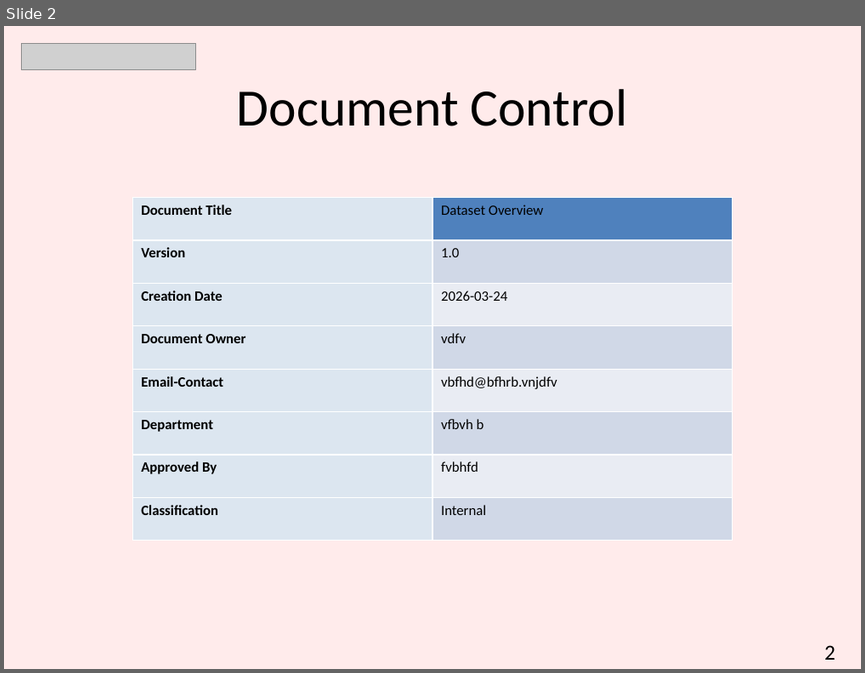
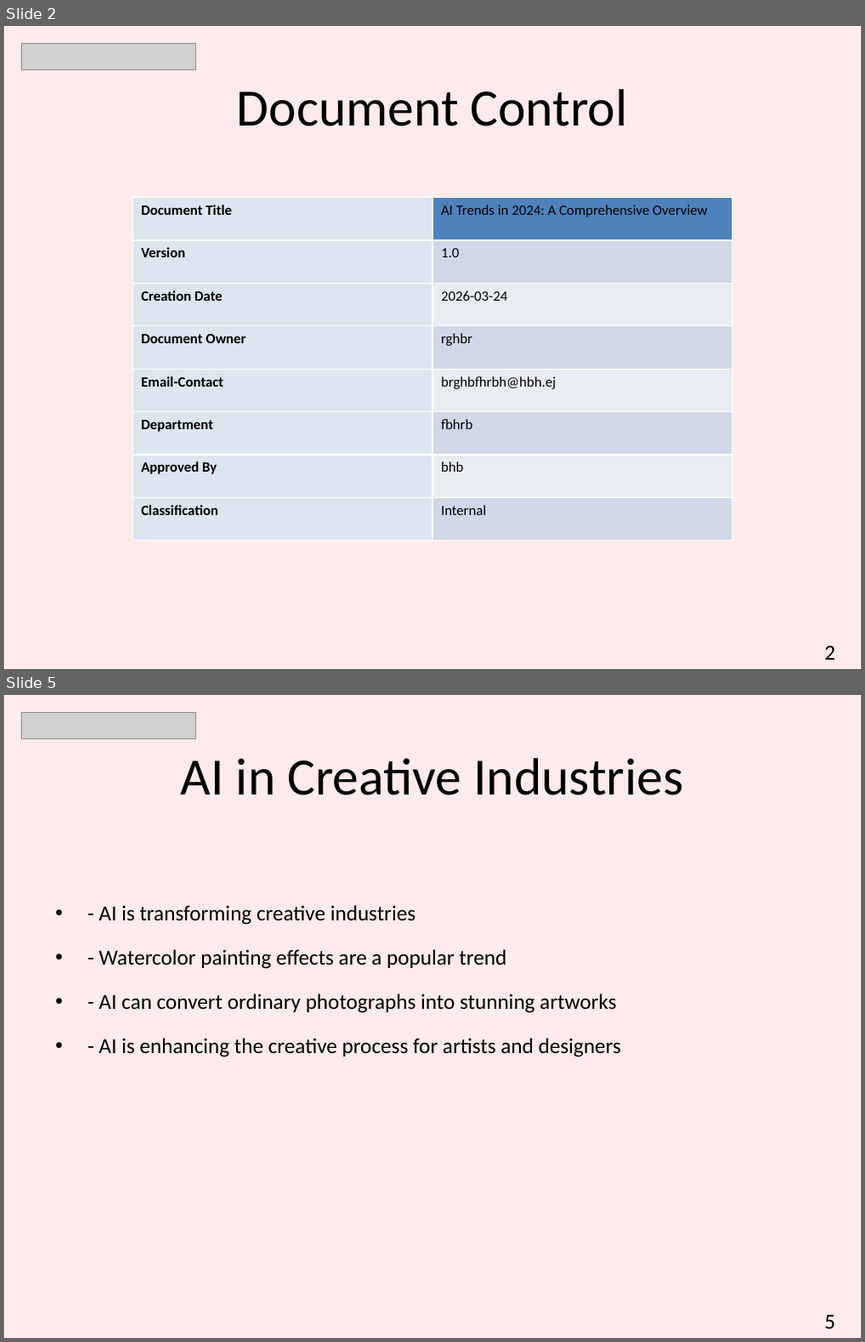
Before and after one commit to hetanshi511/CyberNexus, a slide deck: Backend/Presentation.pptx. Shown one above the other, each under a label of ours: slide 2 before the commit, slides 2 and 5 after it; the slides between them are not shown. The pictures are 865x673 and 865x1342 pixels, drawn with LibreOffice and Linux fonts; fonts in the diff are those of the drawing; grey boxes stand for pictures. Boxes give left, top, right and bottom in pixels: in the first picture for what was removed or moved away, otherwise in the second. Text is boxed around its words. In the diff, an @@ line names an element or a change of style, - is before the commit and + after.

```diff
--- a/Backend/Presentation.pptx
+++ b/Backend/Presentation.pptx
@@ slide 5 added at <box>4,695,861,1338</box>, background #FFEBEB @@
@@ picture added at <box>21,712,196,738</box> @@
@@ title added at <box>181,758,683,795</box>, 44 pt, text #000000 @@
+AI in Creative Industries
@@ text added at <box>99,905,621,1057</box>, 18 pt, text #000000 @@
+• - AI is transforming creative industries
+• - Watercolor painting effects are a popular trend
+• - AI can convert ordinary photographs into stunning artworks
+• - AI is enhancing the creative process for artists and designers
@@ text added at <box>824,1314,835,1328</box>, 18 pt, text #000000 @@
+5
@@ slide 2 changed as well @@
@@ table at <box>132,198,732,540</box> @@
-row 1, column 2: Dataset Overview
+row 1, column 2: AI Trends in 2024: A Comprehensive Overview
-row 4, column 2: vdfv
+row 4, column 2: rghbr
-row 5, column 2: vbfhd@bfhrb.vnjdfv
+row 5, column 2: brghbfhrbh@hbh.ej
-row 6, column 2: vfbvh b
+row 6, column 2: fbhrb
-row 7, column 2: fvbhfd
+row 7, column 2: bhb
```
Also in this commit, not shown: 4 other slides added, 7 slides removed, 22 other files.
